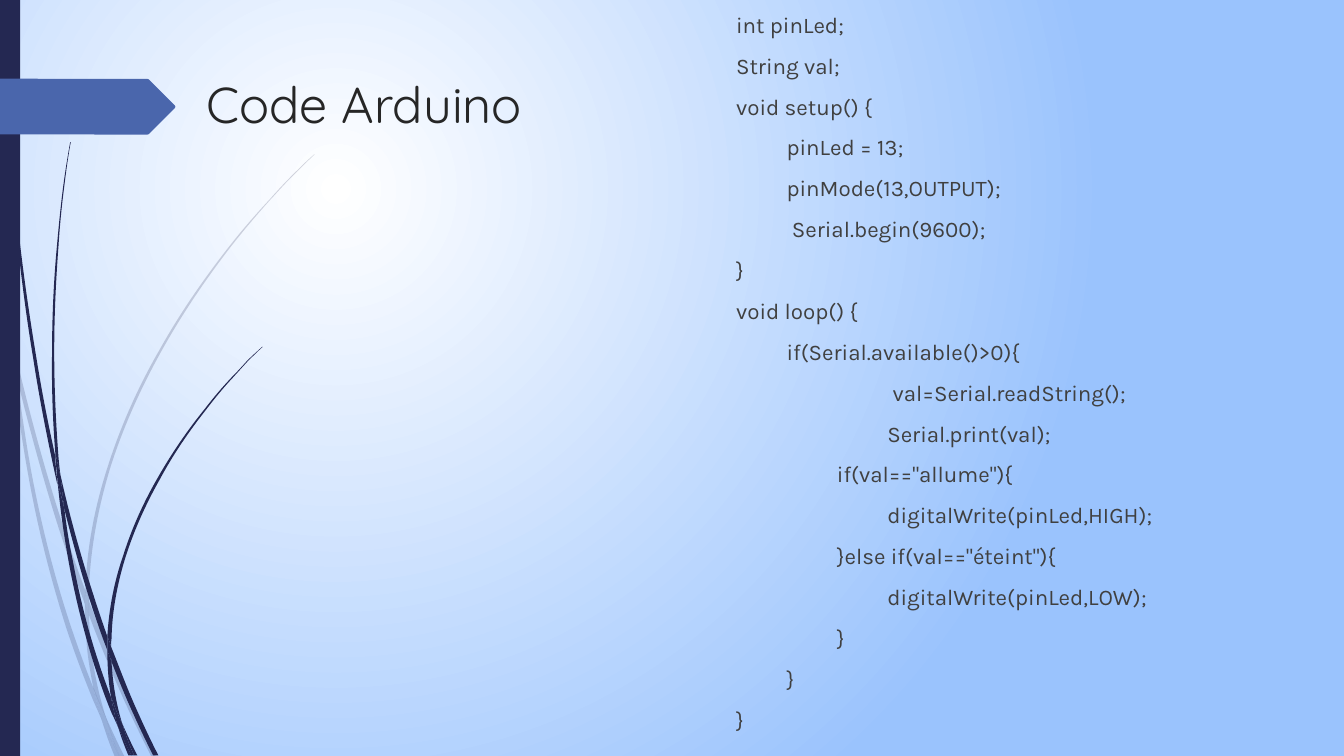
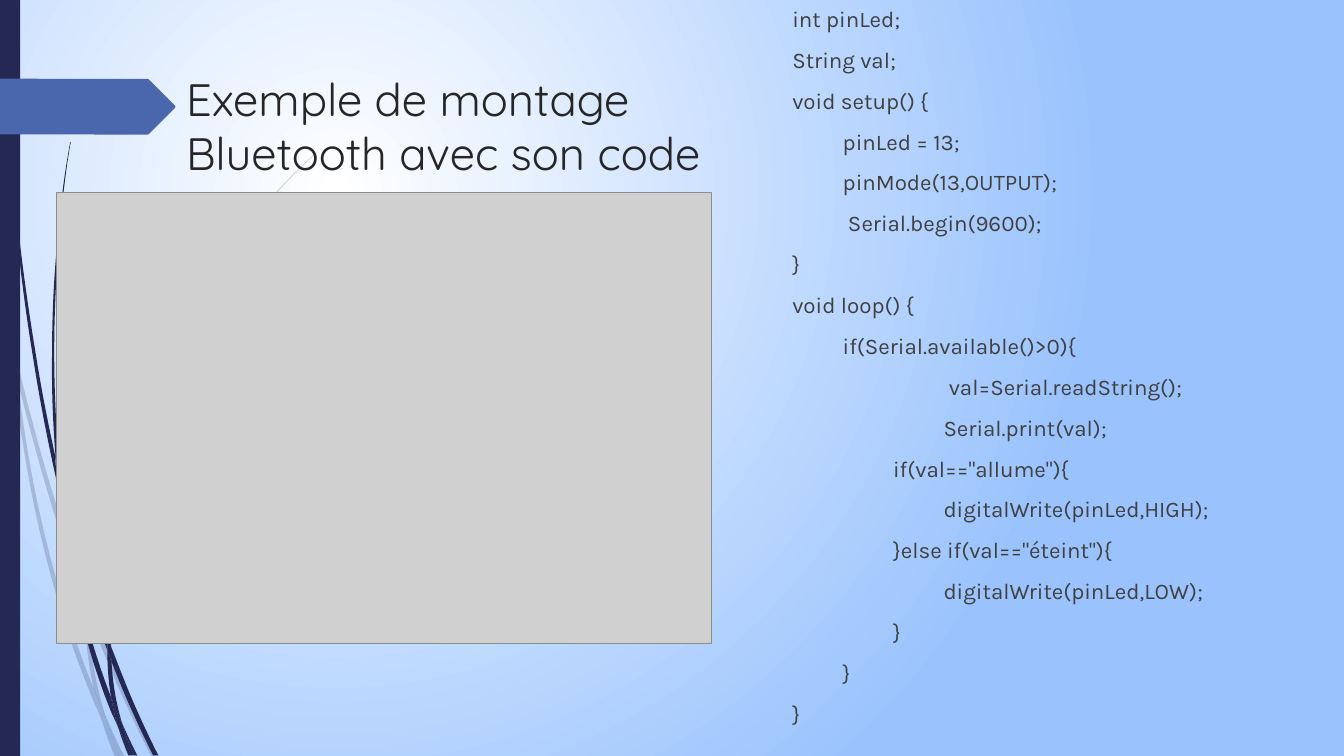
Before and after one commit to PandaPoPy/arduino_thinkcode, a slide deck: slide 12 of cours/Irondelle.pptx. Drawn at 1344x756 pixels with LibreOffice and Linux fonts; fonts in the diff are those of the drawing; grey boxes stand for pictures. Boxes give left, top, right and bottom in pixels: in the first picture for what was removed or moved away, otherwise in the second. Text is boxed around its words. In the diff, an @@ line names an element or a change of style, - is before the commit and + after.

```diff
--- a/cours/Irondelle.pptx
+++ b/cours/Irondelle.pptx
@@ text "int pinLed;": place and size @@
-text "int pinLed;" at <box>736,17,1152,611</box>
+text "int pinLed;" at <box>792,11,1209,605</box>
@@ title at <box>186,82,701,178</box>: text changed; size 36 to 32.4 pt @@
-Code Arduino
+Exemple de montage Bluetooth avec son code
@@ picture added at <box>56,193,712,643</box> @@
@@ freeform shape removed at <box>85,591,89,615</box> @@
```
Also in this commit, not shown: 9 other slides changed, 1 slide added, 5 other files.
